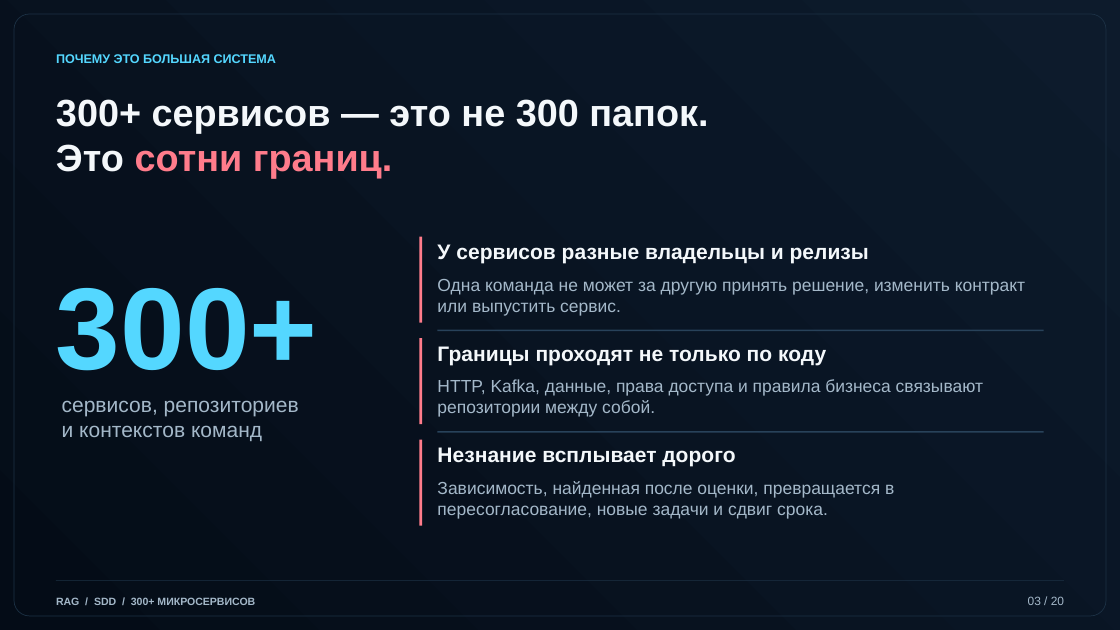
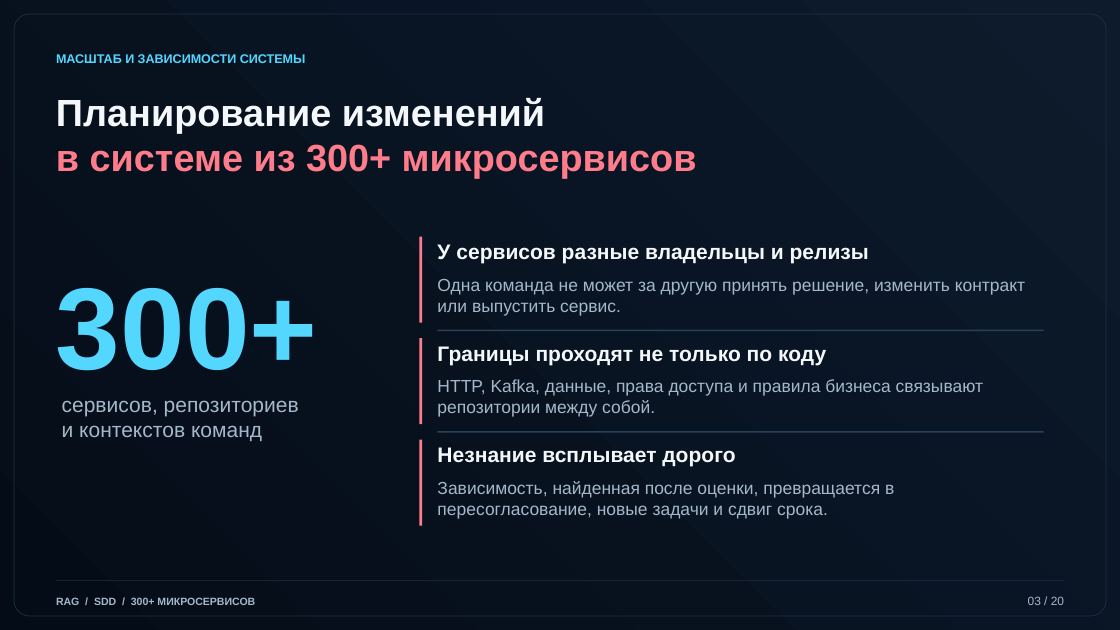
Before and after one commit to arptra/kb-rag-mcp, a slide deck: slide 3 of docs/corporate-rag-presentation.pptx. Drawn at 1120x630 pixels with LibreOffice and Linux fonts; fonts in the diff are those of the drawing. Boxes give left, top, right and bottom in pixels: in the first picture for what was removed or moved away, otherwise in the second. Text is boxed around its words. In the diff, an @@ line names an element or a change of style, - is before the commit and + after.

```diff
--- a/docs/corporate-rag-presentation.pptx
+++ b/docs/corporate-rag-presentation.pptx
@@ text at <box>56,54,306,63</box>: text changed @@
-ПОЧЕМУ ЭТО БОЛЬШАЯ СИСТЕМА
+МАСШТАБ И ЗАВИСИМОСТИ СИСТЕМЫ
@@ text at <box>56,98,697,178</box>: text changed; text colour #F4F8FB to #FF7C8B @@
-300+ сервисов — это не 300 папок.
-Это сотни границ.
+Планирование изменений
+в системе из 300+ микросервисов
```
Also in this commit, not shown: 19 other slides changed.
